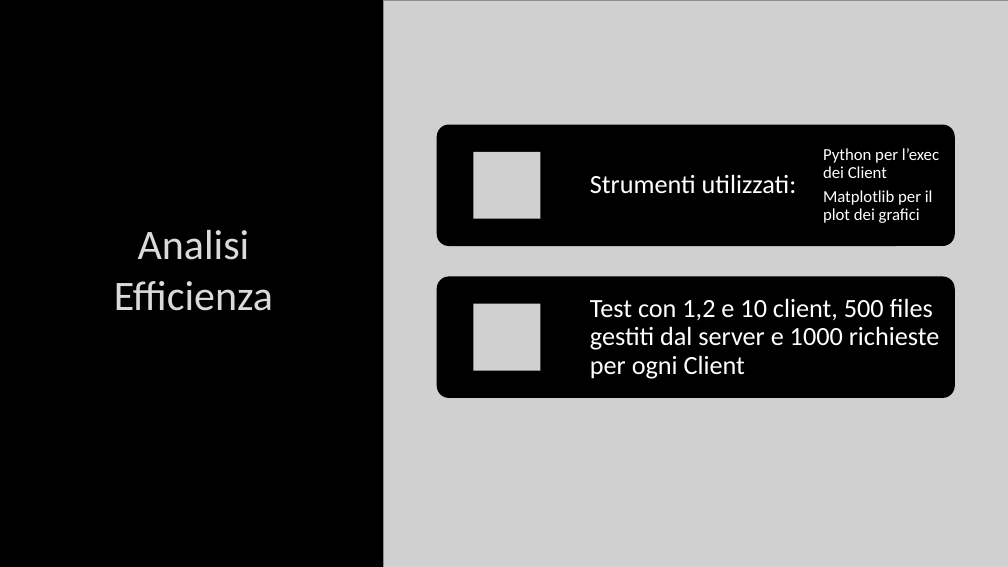
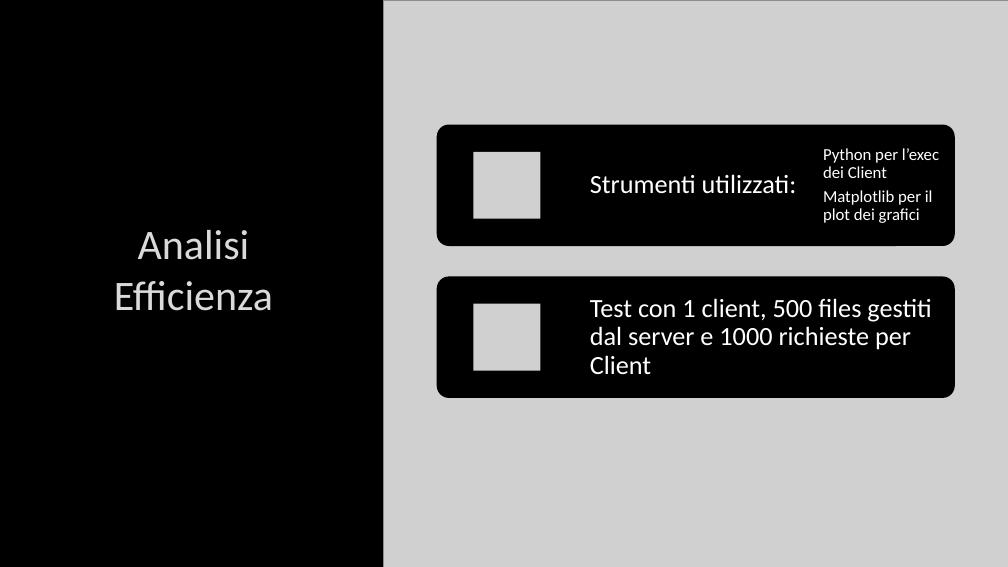
Before and after one commit to timeofview/reti-di-calcolatori, a slide deck: slide 10 of E1/Esercitazione 1.pptx (slide 15 before the commit). Drawn at 1008x567 pixels with LibreOffice and Linux fonts; fonts in the diff are those of the drawing; grey boxes stand for pictures; background and template pictures are left out. Boxes give left, top, right and bottom in pixels: in the first picture for what was removed or moved away, otherwise in the second. Text is boxed around its words. In the diff, an @@ line names an element or a change of style, - is before the commit and + after.

Commit message:
1.01

```diff
--- a/E1/Esercitazione 1.pptx
+++ b/E1/Esercitazione 1.pptx
@@ text at box(590, 298, 931, 374): text changed @@
-Test con 1,2 e 10 client, 500 files gestiti dal server e 1000 richieste per ogni Client
+Test con 1 client, 500 files gestiti dal server e 1000 richieste per Client
```
Also in this commit, not shown: 5 other slides changed, 5 slides added, 14 slides removed.
